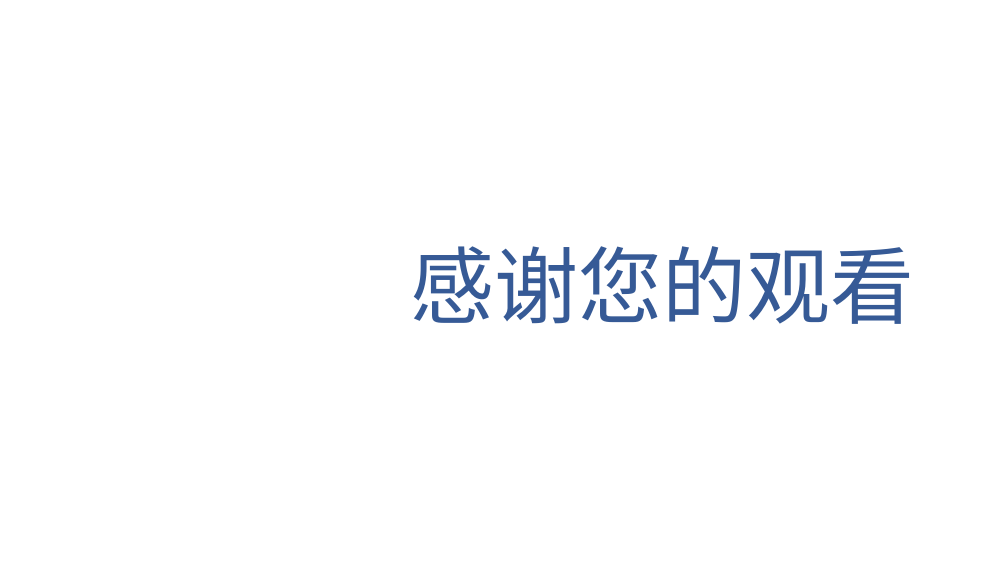
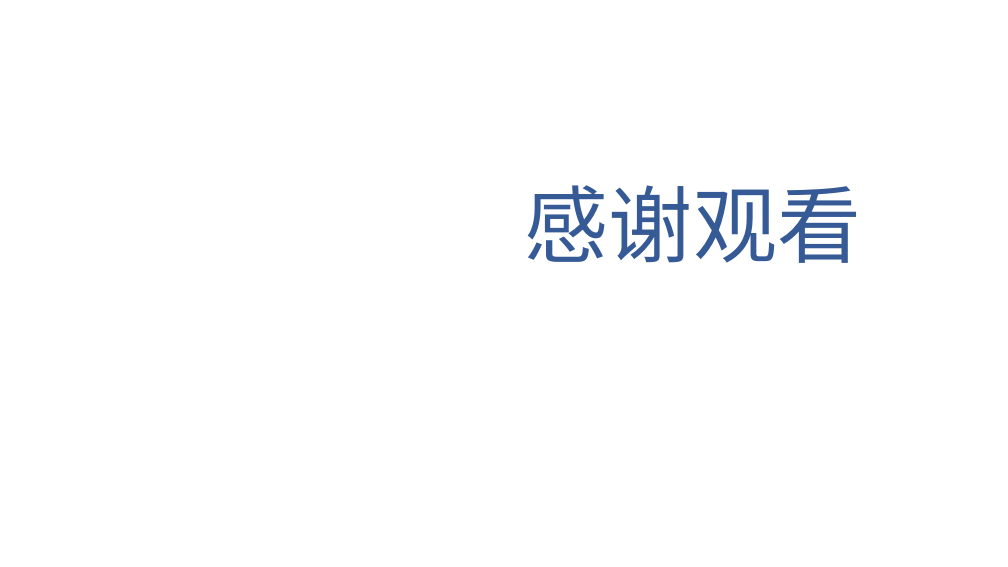
Before and after one commit to Illzen/Regindusty, a slide deck: slide 16 of 开题报告.pptx (slide 15 before the commit). Drawn at 1008x567 pixels with LibreOffice and Linux fonts; fonts in the diff are those of the drawing; background and template pictures are left out. Boxes give left, top, right and bottom in pixels: in the first picture for what was removed or moved away, otherwise in the second. Text is boxed around its words. In the diff, an @@ line names an element or a change of style, - is before the commit and + after.

```diff
--- a/开题报告.pptx
+++ b/开题报告.pptx
@@ text at (x1=525, y1=185, x2=861, y2=263): text changed; font Noto Sans CJK JP to Noto Sans CJK SC @@
-感谢您的观看
+感谢观看
```
Also in this commit, not shown: 5 other slides changed, 2 slides added, 1 slide removed, 18 other files.
